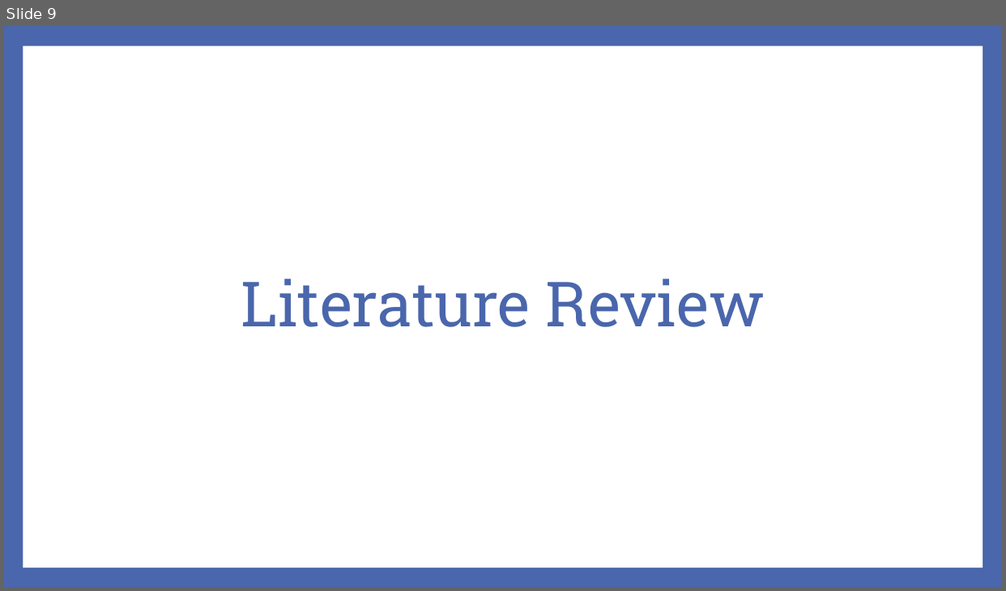
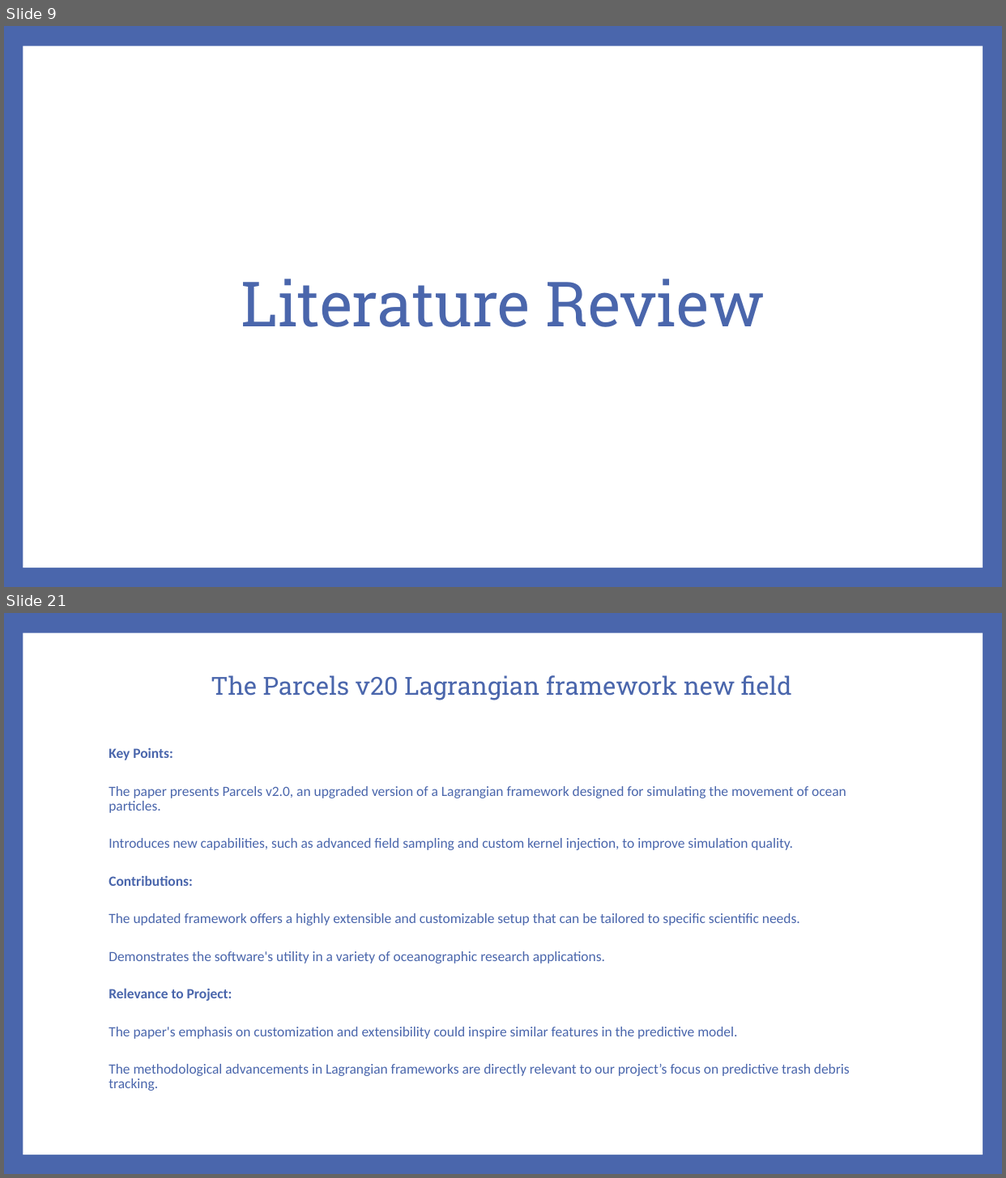
Before and after one commit to markdingli18/FYP_Mark_Dingli, a slide deck: Documents/FYP/powerpoint.pptx. Shown one above the other, each under a label of ours: slide 9 before the commit, slides 9 and 21 after it; the slides between them are not shown. The pictures are 1006x591 and 1006x1178 pixels, drawn with LibreOffice and Linux fonts; fonts in the diff are those of the drawing. Boxes give left, top, right and bottom in pixels: in the first picture for what was removed or moved away, otherwise in the second. Text is boxed around its words. In the diff, an @@ line names an element or a change of style, - is before the commit and + after.

```diff
--- a/Documents/FYP/powerpoint.pptx
+++ b/Documents/FYP/powerpoint.pptx
@@ slide 21 added at <box>4,613,1002,1174</box>, background #4A66AC; not listed: 1 template element that a slide beside it also shows @@
@@ title added at <box>211,675,792,700</box>, 24 pt, text #4A66AC @@
+The Parcels v20 Lagrangian framework new field
@@ text added at <box>108,748,850,1091</box>, 13.6 pt, text #4A66AC @@
+Key Points:
+The paper presents Parcels v2.0, an upgraded version of a Lagrangian framework designed for simulating the movement of ocean particles.
+Introduces new capabilities, such as advanced field sampling and custom kernel injection, to improve simulation quality.
+Contributions:
+The updated framework offers a highly extensible and customizable setup that can be tailored to specific scientific needs.
+Demonstrates the software's utility in a variety of oceanographic research applications.
+Relevance to Project:
+The paper's emphasis on customization and extensibility could inspire similar features in the predictive model.
+The methodological advancements in Lagrangian frameworks are directly relevant to our project’s focus on predictive trash debris tracking.
```
Also in this commit, not shown: 1 slide changed, 16 other slides added, 1 slide removed.
